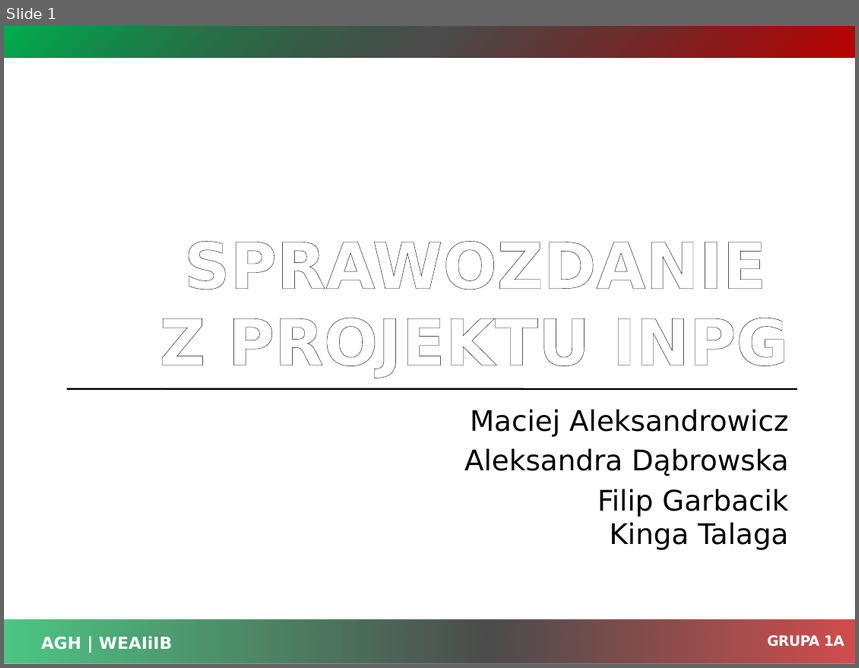
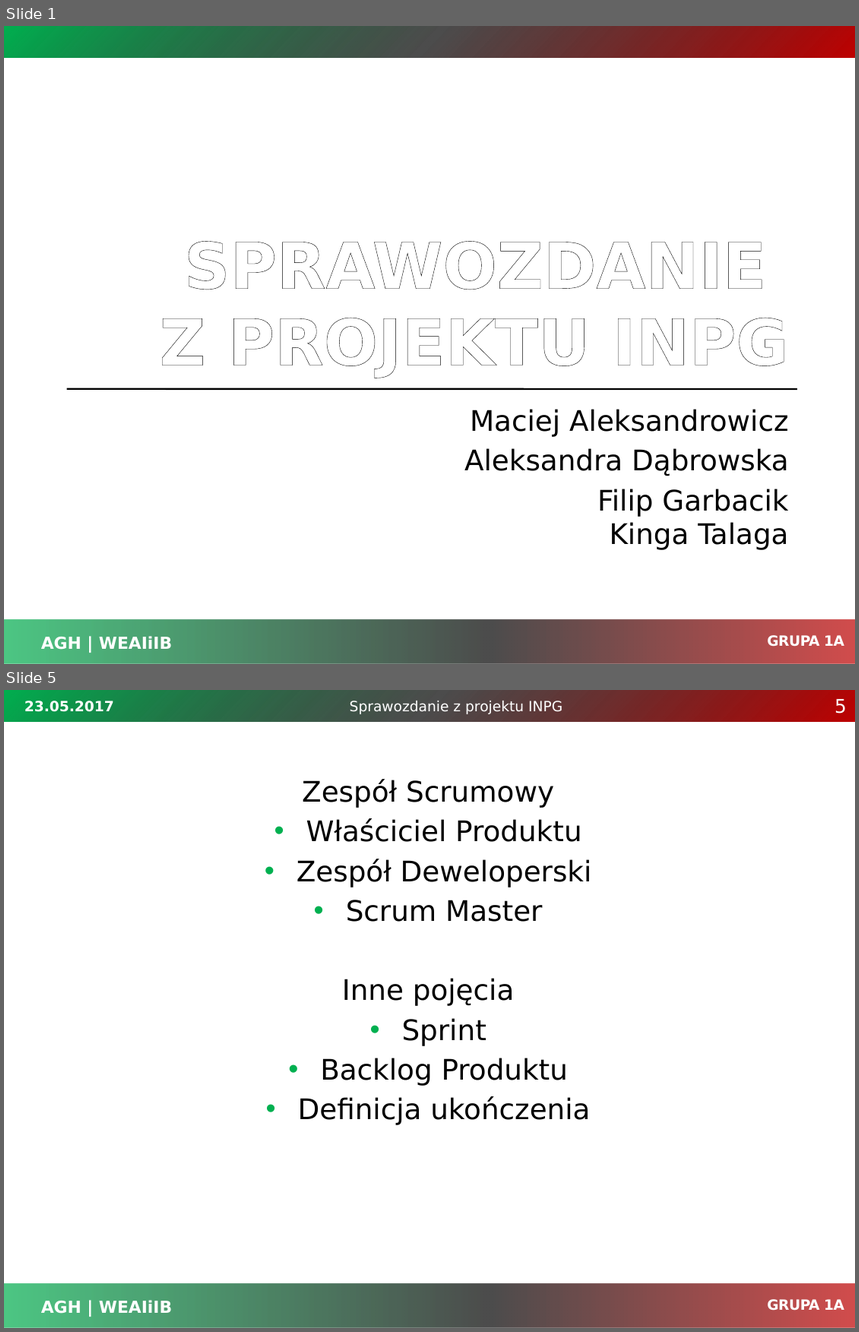
Before and after one commit to hubdworniok/warcaby, a slide deck: Dokumentacja/prezentacja_sprawozdanie.pptx. Shown one above the other, each under a label of ours: slide 1 before the commit, slides 1 and 5 after it; the slides between them are not shown. The pictures are 859x668 and 859x1332 pixels, drawn with LibreOffice and Linux fonts; fonts in the diff are those of the drawing; background and template pictures are left out. Boxes give left, top, right and bottom in pixels: in the first picture for what was removed or moved away, otherwise in the second. Text is boxed around its words. In the diff, an @@ line names an element or a change of style, - is before the commit and + after.

```diff
--- a/Dokumentacja/prezentacja_sprawozdanie.pptx
+++ b/Dokumentacja/prezentacja_sprawozdanie.pptx
@@ slide 5 added at box(4, 690, 855, 1328), background #FFFFFF; not listed: 4 template elements that a slide beside it also shows @@
@@ text added at box(25, 701, 114, 712), 12 pt, text #FFFFFF, bold @@
+23.05.2017
@@ text added at box(350, 701, 563, 714), 12 pt, text #FFFFFF @@
+Sprawozdanie z projektu INPG
@@ page number added at box(835, 699, 847, 714), 16 pt, text #FFFFFF @@
+5
@@ text added at box(297, 779, 592, 1125), 24 pt, text #000000 @@
+Zespół Scrumowy
+• Właściciel Produktu
+• Zespół Deweloperski
+• Scrum Master
+Inne pojęcia
+• Sprint
+• Backlog Produktu
+• Definicja ukończenia
```
Also in this commit, not shown: 7 slides changed, 3 other slides added.
